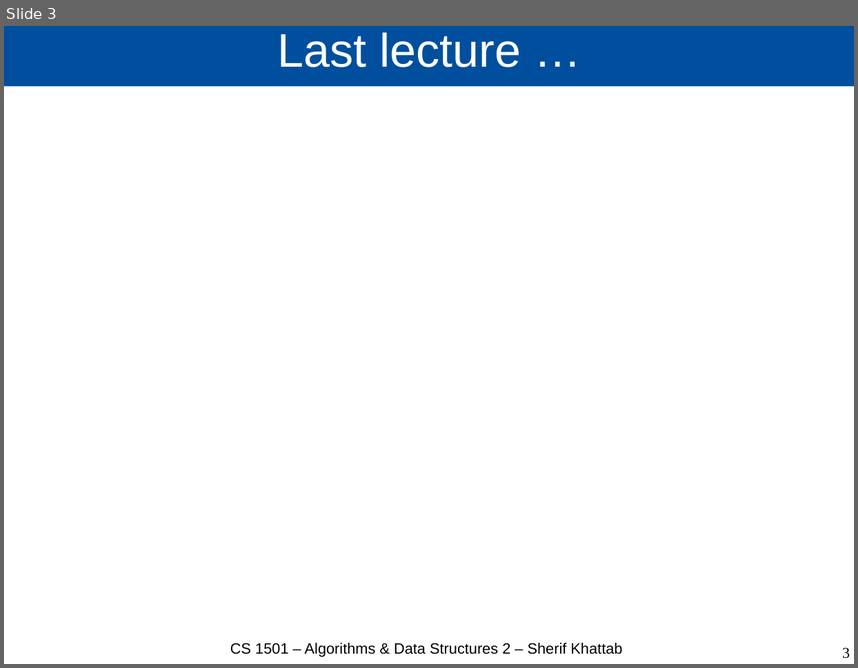
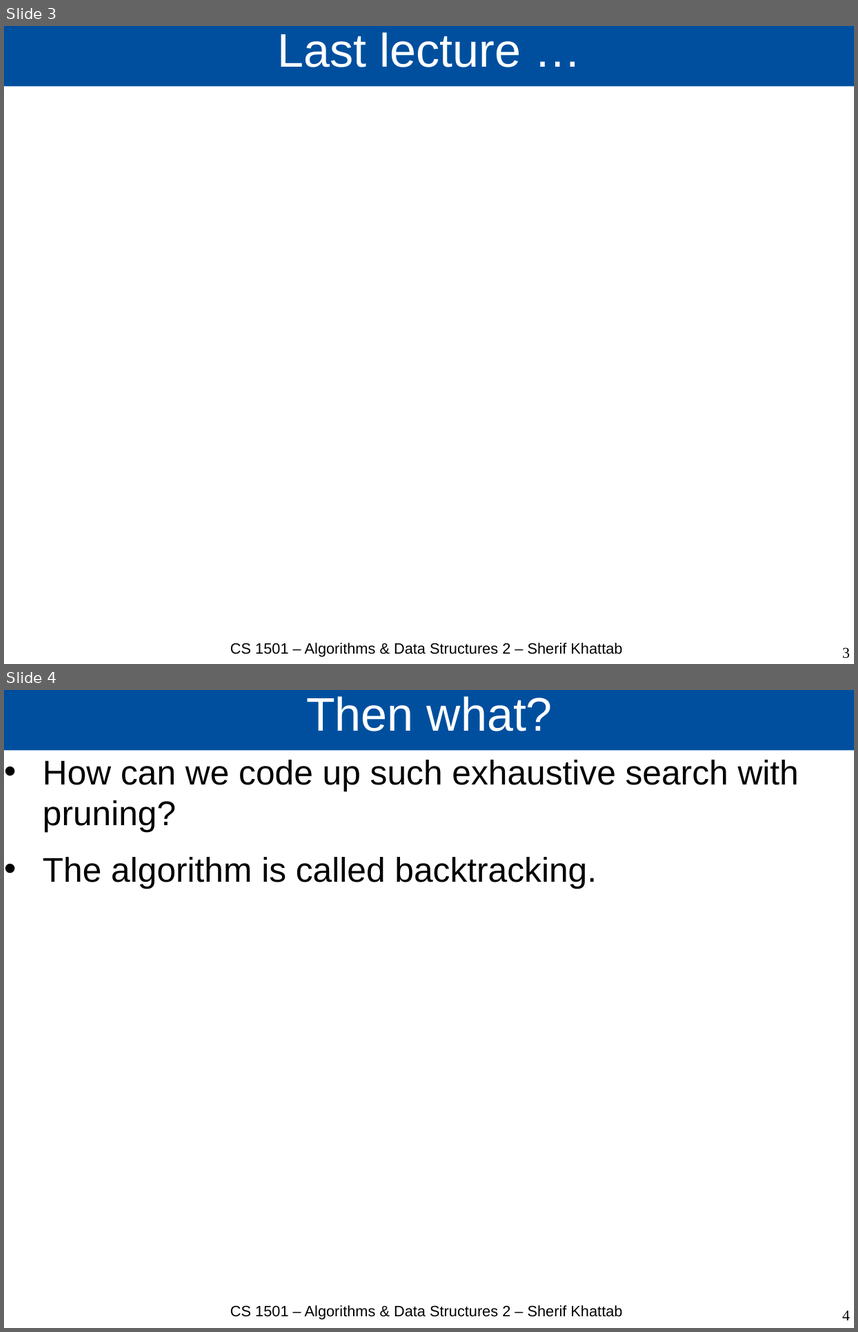
Before and after one commit to cs1501-2224/handouts, a slide deck: DraftSlides/Lecture2.pptx. Shown one above the other, each under a label of ours: slide 3 before the commit, slides 3 and 4 after it. The pictures are 858x668 and 858x1332 pixels, drawn with LibreOffice and Linux fonts; fonts in the diff are those of the drawing; background and template pictures are left out. Boxes give left, top, right and bottom in pixels: in the first picture for what was removed or moved away, otherwise in the second. Text is boxed around its words. In the diff, an @@ line names an element or a change of style, - is before the commit and + after.

```diff
--- a/DraftSlides/Lecture2.pptx
+++ b/DraftSlides/Lecture2.pptx
@@ slide 4 added at (4, 690, 854, 1328), background #FFFFFF @@
@@ title added at (4, 690, 854, 751), fill #004F9E, 44 pt, text #FFFFFF @@
+Then what?
@@ text added at (43, 760, 799, 889), 32 pt, text #000000 @@
+• How can we code up such exhaustive search with pruning?
+• The algorithm is called backtracking.
@@ text added at (230, 1305, 622, 1320), 14 pt, text #000000 @@
+CS 1501 – Algorithms & Data Structures 2 – Sherif Khattab
@@ page number added at (842, 1310, 850, 1321), 14 pt, text #000000 @@
+4
```
Also in this commit, not shown: 2 other slides added.
